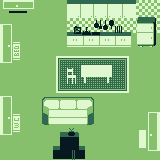
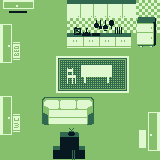
The second w=160, h=160 image is a revision of the first. Changes to its layers:
painted on "레이어 17" over box(67, 26, 131, 48)
